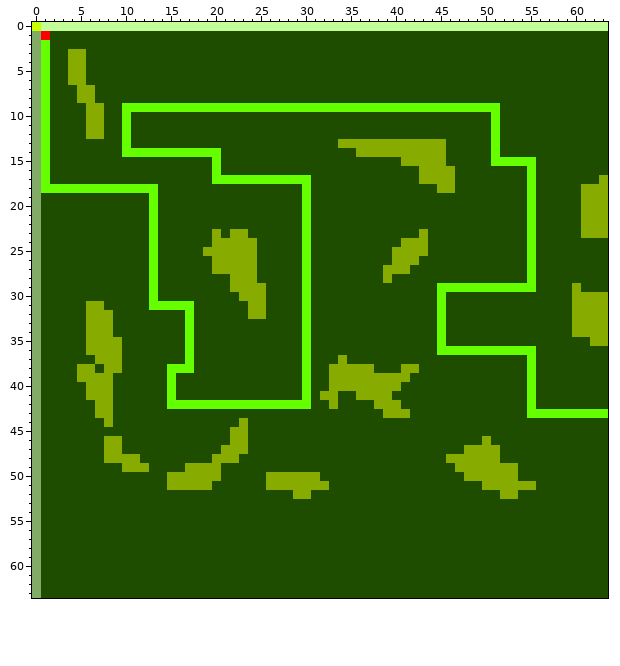
Two states of a pixel-art sprite, Ritual/assets/map.png. Above: the version before the commit.
The file is 64x64 pixels.
Once edited:
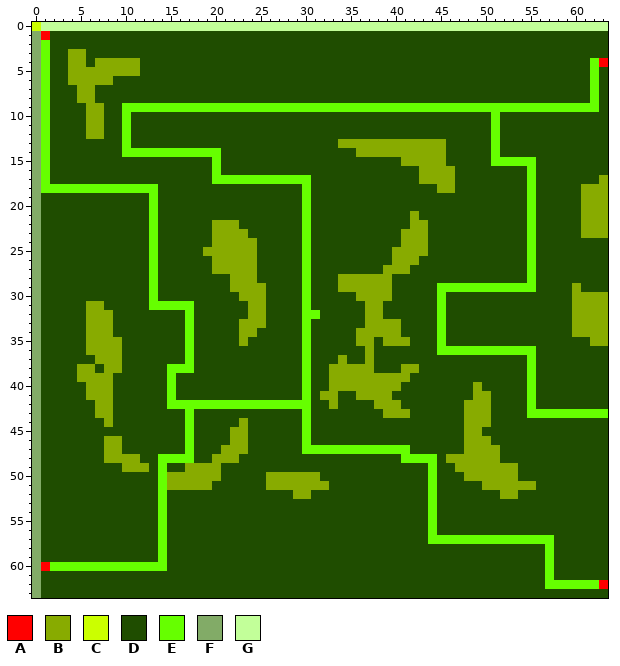
Palette (. is transparent): A #ff0000  B #88ab00  C #cbff00  D #1f4d00  E #66ff00  F #82ab67  G #c2ff99
From old to new:
Changed rows in their new state; - is an unchanged pixel.
first column x 6:
 4 -BBBBB--------------------------------------------------EA
 5 BBBBBB--------------------------------------------------E-
 6 BBB-----------------------------------------------------E-
 7 --------------------------------------------------------E-
 8 --------------------------------------------------------E-
 9 ----------------------------------------------EEEEEEEEEEE-
first column x 20:
21 ----------------------B-
22 BBB-------------------BB
23 -B-------------------BB-
first column x 1:
28 ---------------------------------BBBBB-------------------------
29 ---------------------------------BBBBBB------------------------
30 -----------------------------------BBBB------------------------
31 ------------------------------------BB-------------------------
32 ------------------------------E-----BB-------------------------
33 ----------------------BBB-----------BBBB-----------------------
34 ----------------------BB-----------BBBBB-----------------------
35 ----------------------B------------BB-BBB----------------------
36 ------------------------------------B--------------------------
37 ------------------------------------B--------------------------
40 ------------------------------------------------B--------------
41 ------------------------------------------------BB-------------
42 -----------------------------------------------BBB-------------
43 ----------------E------------E-----------------BBB-------------
44 ----------------E------------E-----------------BBB-------------
45 ----------------E------------E-----------------BB--------------
46 ----------------E------------E-----------------BB--------------
47 ----------------E------------EEEEEEEEEEEE----------------------
48 -------------EEEE-----------------------EEEE-------------------
49 -------------E-----------------------------E-------------------
50 -------------E-----------------------------E-------------------
51 -------------E-----------------------------E-------------------
52 -------------E-----------------------------E-------------------
53 -------------E-----------------------------E-------------------
54 -------------E-----------------------------E-------------------
55 -------------E-----------------------------E-------------------
56 -------------E-----------------------------E-------------------
57 -------------E-----------------------------EEEEEEEEEEEEEE------
58 -------------E------------------------------------------E------
59 -------------E------------------------------------------E------
60 AEEEEEEEEEEEEE------------------------------------------E------
61 --------------------------------------------------------E------
62 --------------------------------------------------------EEEEEEA
Where, in picture pixels (left, top, right, bottom), the same in both pictures:
changed: (86, 58, 140, 85)
changed: (500, 58, 608, 112)
changed: (401, 211, 428, 238)
changed: (212, 220, 239, 238)
changed: (311, 274, 410, 364)
changed: (239, 319, 266, 346)
changed: (302, 382, 608, 589)
changed: (41, 409, 194, 571)
